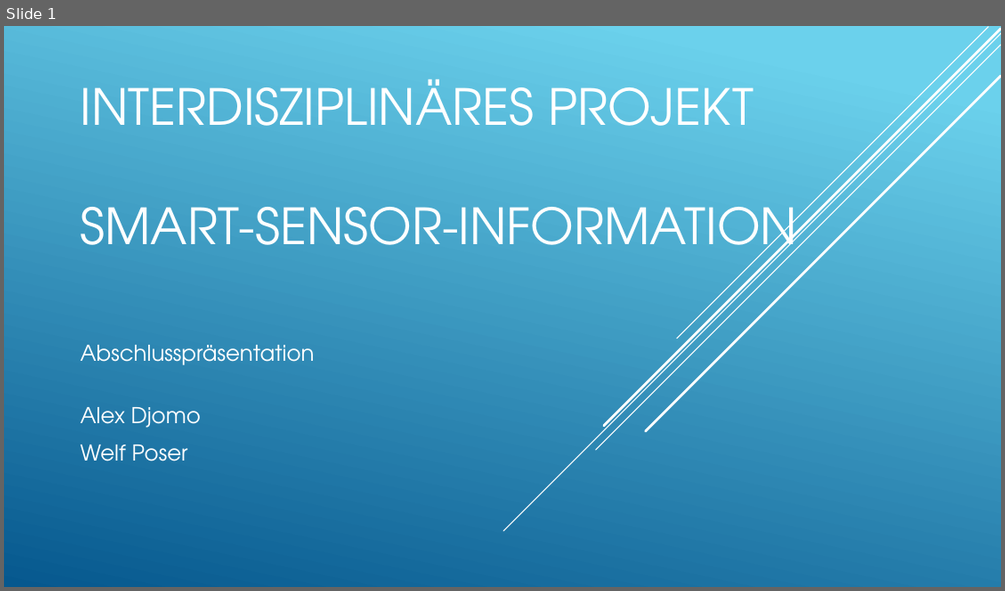
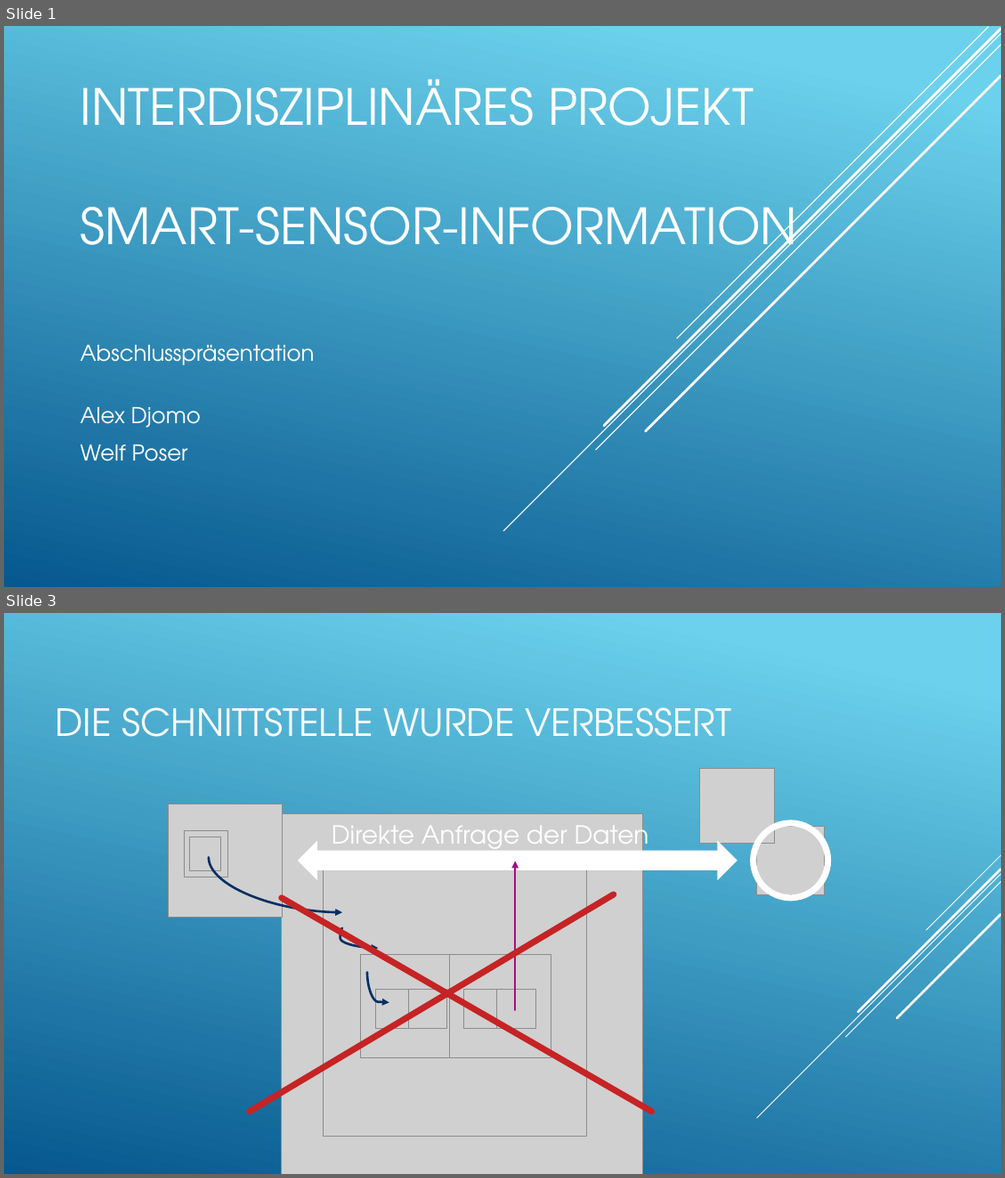
Before and after one commit to Dragnee1Natsu/Air-q-Projekt, a slide deck: Abschlusspräsentation.pptx. Shown one above the other, each under a label of ours: slide 1 before the commit, slides 1 and 3 after it; the slides between them are not shown. The pictures are 1005x591 and 1005x1178 pixels, drawn with LibreOffice and Linux fonts; fonts in the diff are those of the drawing; grey boxes stand for pictures; background and template pictures are left out. Boxes give left, top, right and bottom in pixels: in the first picture for what was removed or moved away, otherwise in the second. Text is boxed around its words. In the diff, an @@ line names an element or a change of style, - is before the commit and + after.

```diff
--- a/Abschlusspräsentation.pptx
+++ b/Abschlusspräsentation.pptx
@@ slide 3 added at (4, 613, 1001, 1174), background gradient #6ED2EB to #06588E @@
@@ title added at (56, 707, 731, 737), 36 pt, text #FFFFFF @@
+DIE SCHNITTSTELLE WURDE VERBESSERT
@@ picture added at (700, 769, 775, 844) @@
@@ picture added at (169, 803, 283, 917) @@
@@ text added at (332, 817, 649, 855), 24 pt, text #FFFFFF @@
+Direkte Anfrage der Daten
@@ ellipse added at (753, 823, 828, 898), outline #FFFFFF 6 pt @@
@@ picture added at (757, 826, 825, 894) @@
@@ picture added at (185, 830, 227, 876) @@
@@ picture added at (189, 837, 221, 871) @@
@@ left right arrow added at (297, 840, 736, 880), fill #FFFFFF @@
@@ curved arrow added from (209, 858) to (342, 912), #052F61 2.25 pt @@
@@ arrow added from (516, 1010) to (516, 861), #A50E82 2.25 pt @@
@@ line added from (250, 1111) to (614, 894), #C62324 6 pt @@
@@ line added from (282, 898) to (652, 1111), #C62324 6 pt @@
@@ curved arrow added from (342, 928) to (378, 948), #052F61 2.25 pt @@
@@ group added at (757, 855, 1001, 1118): 5 lines @@
@@ curved arrow added from (367, 972) to (389, 1003), #052F61 2.25 pt @@
@@ group added at (282, 814, 643, 1174): 8 pictures @@
```
Also in this commit, not shown: 4 slides changed, 25 other slides added, 3 slides removed.
